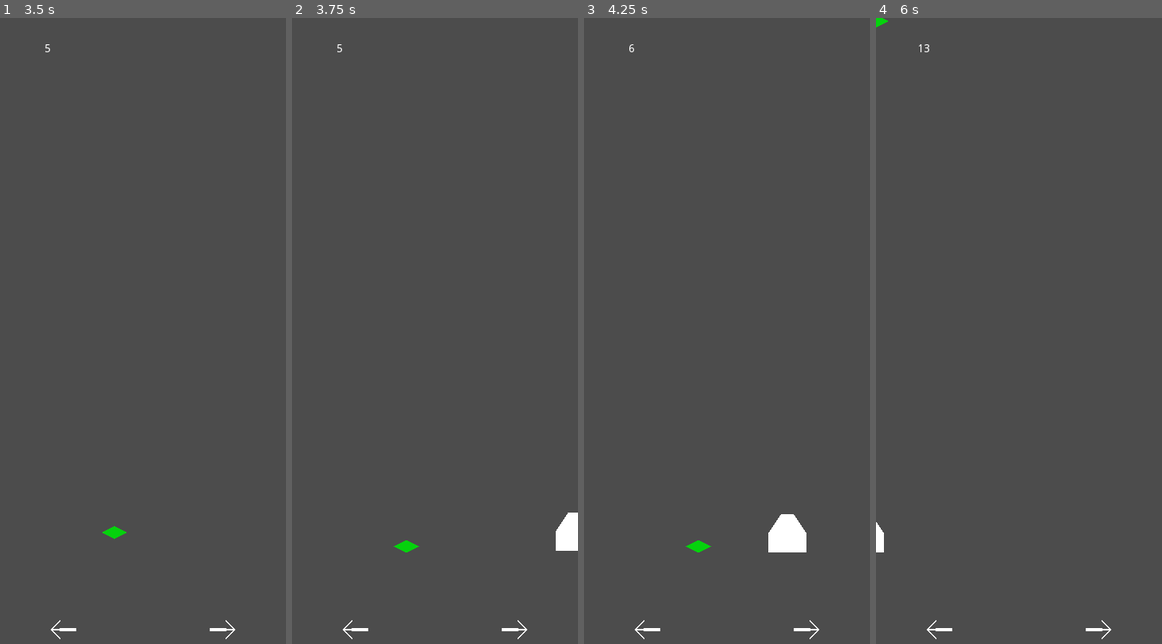
Above: before the commit, frames 1-4 (left to right).
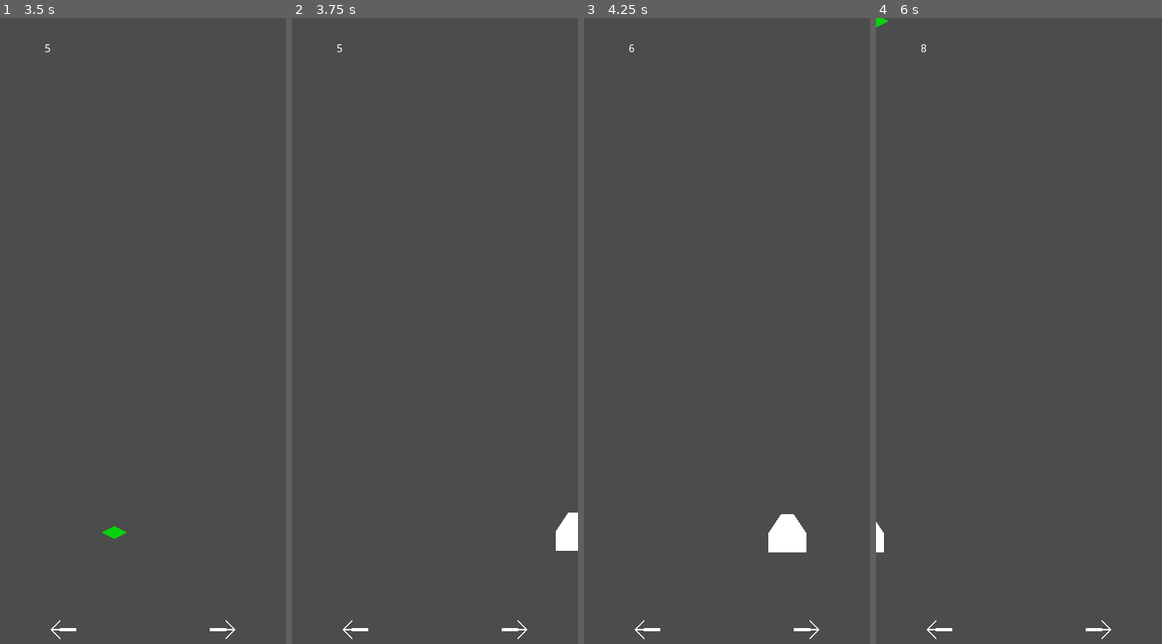
Above: after the commit, the same moments.

Repository: JooJASL/crabber
Game: Godot game, scene res://scenes/levels/Main.tscn
The game is run twice, just before and just after one commit, with the same random seed, the same clock (stepped at 60 frames per second) and the same inputs.
Inputs:
- Up to frame 1 (3.5 s): hold D (move_right) 0.53-1.28 s; hold A (move_left) 1.28-2.03 s; hold D (move_right) from 2.03 s (still down)
- Up to frame 2 (3.75 s): release D (move_right) at 3.53 s; hold A (move_left) from 3.53 s (still down)
- Up to frame 3 (4.25 s): keep holding A (move_left)
- Up to frame 4 (6 s): release A (move_left) at 5.78 s; hold D (move_right) from 5.78 s (still down)

Frame 1 is identical in both runs. In frame 2, less than 0.1% of the frame differs, in the area x 35-45%, y 83-86%; in frame 3, less than 0.1%; in frame 4, less than 0.1%.

Commit message:
Ground now destroys items that fall on it.

Diff:
--- a/scenes/levels/Main.tscn
+++ b/scenes/levels/Main.tscn
@@ -6,6 +6,9 @@
 
 [sub_resource type="RectangleShape2D" id=1]
 extents = Vector2( 264.5, 17 )
+
+[sub_resource type="RectangleShape2D" id=2]
+extents = Vector2( 228, 10 )
 
 [node name="Main" type="Node2D"]
 position = Vector2( 72, 72 )
@@ -33,3 +36,15 @@
 position = Vector2( 24, 560 )
 
 [node name="Timer" type="Timer" parent="."]
+
+[node name="ItemDestroyer" type="Area2D" parent="."]
+position = Vector2( 80, 600 )
+collision_layer = 0
+collision_mask = 4
+
+[node name="CollisionShape2D" type="CollisionShape2D" parent="ItemDestroyer"]
+self_modulate = Color( 0.513726, 0.0196078, 0.0196078, 1 )
+position = Vector2( -12, 0 )
+shape = SubResource( 2 )
+
+[connection signal="body_entered" from="ItemDestroyer" to="." method="_on_ItemDestroyer_body_entered"]
--- a/scenes/levels/World.gd
+++ b/scenes/levels/World.gd
@@ -103,3 +103,13 @@
 		return "Must select a scene to be \"downer\""
 
 	return "" # if nothing's wrong.
+
+
+
+
+
+
+
+
+func _on_ItemDestroyer_body_entered(body):
+	body.queue_free()
Not shown: 1 places in scenes/levels/Main.tscn that only renumber resources
